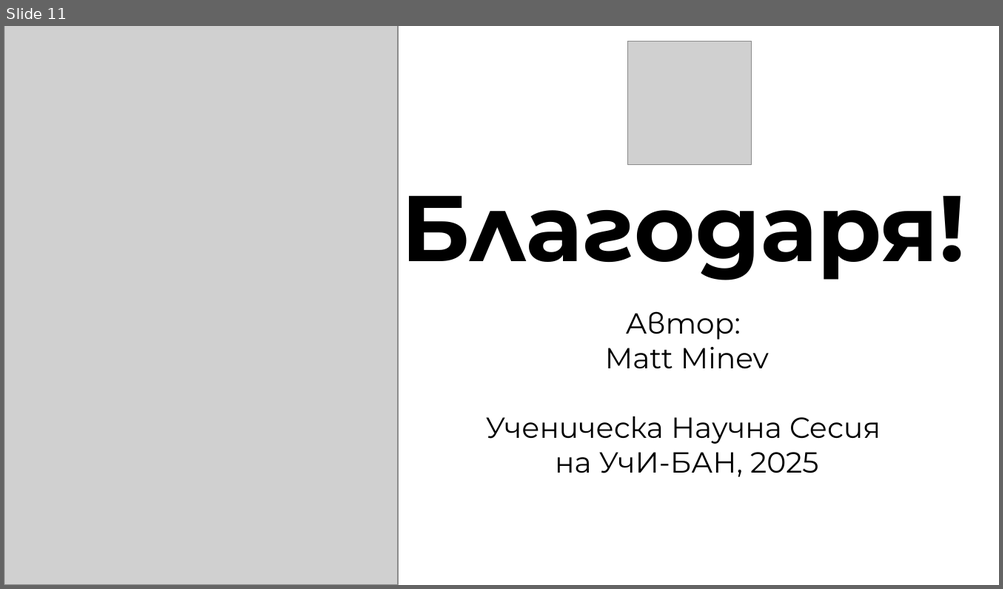
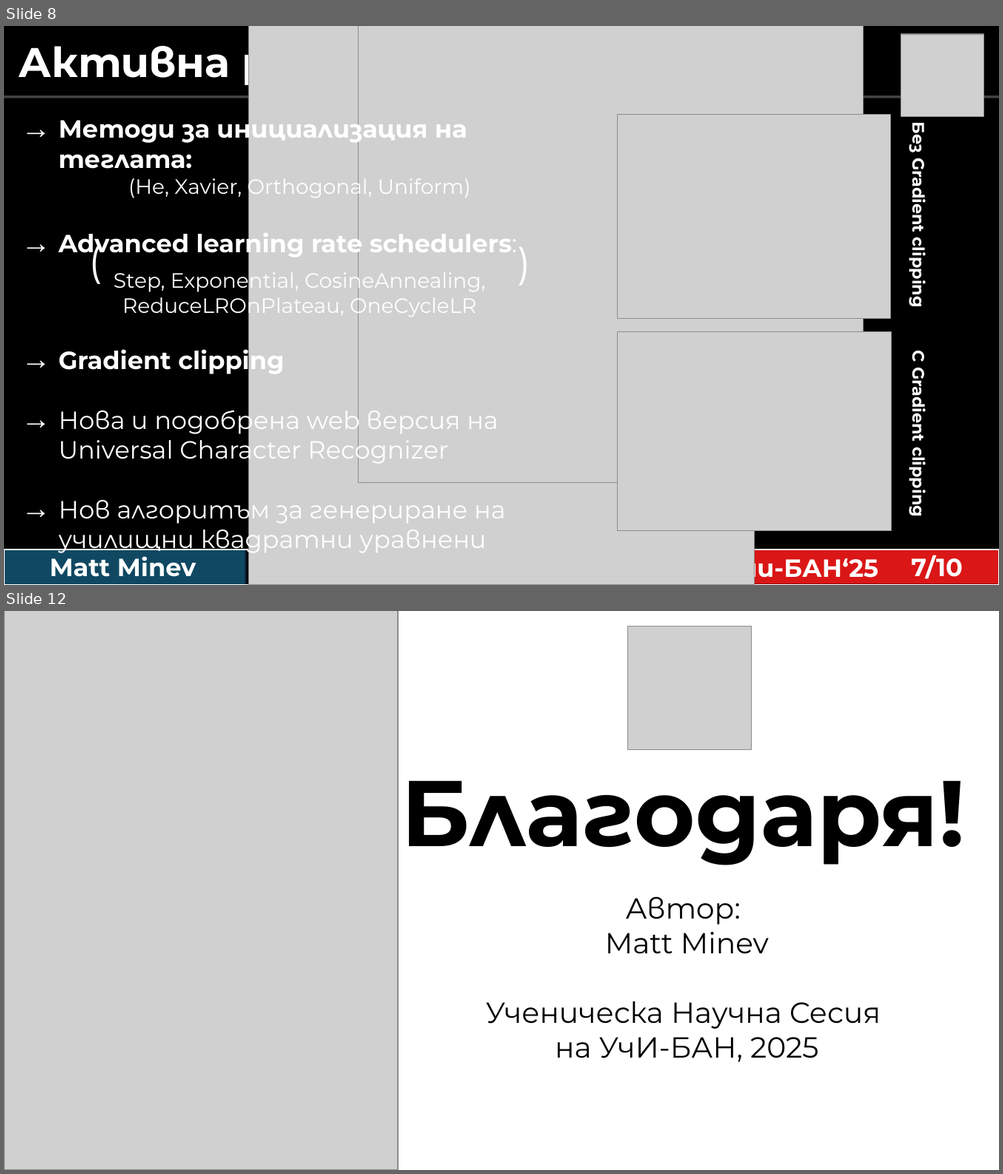
Before and after one commit to matt-minev/NeuralEngine, a slide deck: documentation/presentation/BG-Presentation.pptx. Shown one above the other, each under a label of ours: slide 11 before the commit, slides 8 and 12 after it; the slides between them are not shown. The pictures are 1003x589 and 1003x1174 pixels, drawn with LibreOffice and Linux fonts; fonts in the diff are those of the drawing; grey boxes stand for pictures. Boxes give left, top, right and bottom in pixels: in the first picture for what was removed or moved away, otherwise in the second. Text is boxed around its words. In the diff, an @@ line names an element or a change of style, - is before the commit and + after.

```diff
--- a/documentation/presentation/BG-Presentation.pptx
+++ b/documentation/presentation/BG-Presentation.pptx
@@ slide 8 added at (4,26,999,585), background #000000 @@
@@ text added at (19,36,518,87), 40 pt, text #FFFFFF, bold @@
+Активна разработка & Новости
@@ picture added at (249,26,754,585) @@
@@ picture added at (358,26,862,483) @@
@@ picture added at (901,34,984,117) @@
@@ line added from (4, 97) to (999, 97), #FFFFFF 2.5 pt @@
@@ text added at (59,114,517,525), 24 pt, text #FFFFFF @@
+  → Методи за инициализация на теглата:
+  (He, Xavier, Orthogonal, Uniform)
+  → Advanced learning rate schedulers:
+  Step, Exponential, CosineAnnealing, ReduceLROnPlateau, OneCycleLR
+  → Gradient clipping
+  → Нова и подобрена web версия на Universal Character Recognizer
+  → Нов алгоритъм за генериране на училищни квадратни уравнени
@@ picture added at (617,114,891,318) @@
@@ text added at (908,125,930,306), 16 pt, text #FFFFFF, bold @@
+  Без Gradient clipping
@@ text added at (51,231,98,289), 40 pt, text #FFFFFF @@
+  (
@@ text added at (482,232,494,290), 40 pt, text #FFFFFF @@
+  )
@@ picture added at (617,332,891,531) @@
@@ text added at (908,352,930,515), 16 pt, text #FFFFFF, bold @@
+  С Gradient clipping
@@ rectangle added at (4,550,999,585), outline #FFFFFF 1.5 pt @@
@@ rectangle added at (5,551,247,585), fill #104862 @@
@@ text added at (50,552,196,577), 24 pt, text #FFFFFF, bold @@
+Matt Minev
@@ line added from (246, 550) to (246, 585), #0E2841 1.5 pt @@
@@ text added at (318,550,403,584), 24 pt, text #FFFFFF, bold @@
+Neural Network Engine
@@ line added from (694, 551) to (694, 585), #920000 1.5 pt @@
@@ rectangle added at (694,551,998,585), fill #DA1616 @@
@@ text added at (724,553,878,583), 24 pt, text #FFFFFF, bold @@
+Учи-БАН‘25
@@ text added at (910,555,962,580), 24 pt, text #FFFFFF, bold @@
+7/10
@@ what was slide 11 is now slide 12 @@
```
Also in this commit, not shown: 3 slides changed.
